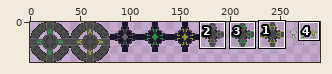
Two states of a sprite sheet, client/img/buildings.png. Above: a wide view before the commit, with the close-up outlined.
Close-up. The starting point:
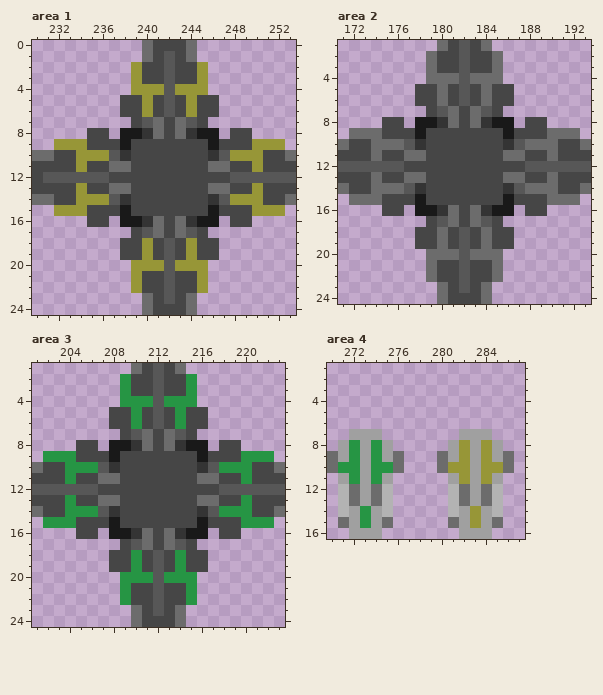
The file is 290x40 pixels. Colours within 5 levels of each other are drawn and written as one. Shown: area 1: x 230..253, y 0..24; area 2: x 171..193, y 1..24; area 3: x 201..223, y 1..24; area 4: x 270..287, y 1..16.
After the commit:
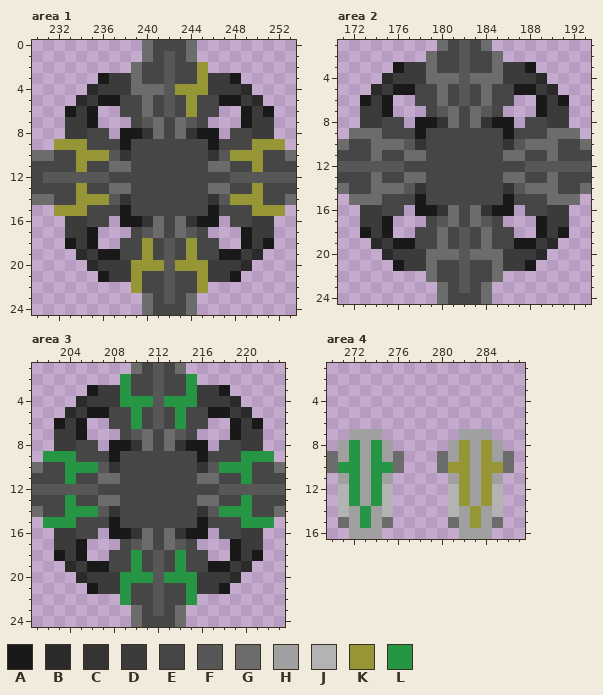
Palette (. is transparent): A #191919  B #2a2a2a  C #343434  D #3b3b3b  E #464646  F #575757  G #6c6c6c  H #a0a0a0  J #b3b3b3  K #979637  L #269544
What changed:
Area 1:
Colour A is added in row 3 at x 236 and 248; in row 5 at x 236 to 237 and 247 to 248; in row 6 at x 233, 235, 249 and 251; in row 7 at x 235 and 249; in row 17 at x 235 and 249; in row 18 at x 233, 235, 249 and 251.
Colour A is added in row 19 at x 236 to 237 and 247 to 248; in row 21 at x 236 and 248.
Colour B is added in row 4 at x 235 and 249; in row 5 at x 234 and 250; in row 19 at x 234 and 250; in row 20 at x 235 and 249.
Colour D is added in row 3 at x 237 to 238 and 246 to 247; in row 4 at x 236 to 238 and 246 to 248; in row 5 at x 235 and 249; in row 6 at x 234 and 250; in rows 7 to 8 at x 233 to 234 and 250 to 251; in rows 16 to 17 at x 233 to 234 and 250 to 251.
Colour D is added in row 18 at x 234 and 250; in row 19 at x 235 and 249; in row 20 at x 236 to 238 and 246 to 248; in row 21 at x 237 to 238 and 246 to 247.
Colour G replaces colour K in rows 2 to 3 at x 239; in row 4 at x 239 to 241; in rows 5 to 6 at x 240.
Area 2:
Colour A is added in row 3 at x 176 and 188; in row 5 at x 176 to 177 and 187 to 188; in row 6 at x 173, 175, 189 and 191; in row 7 at x 175 and 189; in row 17 at x 175 and 189; in row 18 at x 173, 175, 189 and 191.
Colour A is added in row 19 at x 176 to 177 and 187 to 188; in row 21 at x 176 and 188.
Colour B is added in row 4 at x 175 and 189; in row 5 at x 174 and 190; in row 19 at x 174 and 190; in row 20 at x 175 and 189.
Colour D is added in row 3 at x 177 to 178 and 186 to 187; in row 4 at x 176 to 178 and 186 to 188; in row 5 at x 175 and 189; in row 6 at x 174 and 190; in rows 7 to 8 at x 173 to 174 and 190 to 191; in rows 16 to 17 at x 173 to 174 and 190 to 191.
Colour D is added in row 18 at x 174 and 190; in row 19 at x 175 and 189; in row 20 at x 176 to 178 and 186 to 188; in row 21 at x 177 to 178 and 186 to 187.
Area 3:
Colour A is added in row 3 at x 206 and 218; in row 5 at x 206 to 207 and 217 to 218; in row 6 at x 203, 205, 219 and 221; in row 7 at x 205 and 219; in row 17 at x 205 and 219; in row 18 at x 203, 205, 219 and 221.
Colour A is added in row 19 at x 206 to 207 and 217 to 218; in row 21 at x 206 and 218.
Colour B is added in row 4 at x 205 and 219; in row 5 at x 204 and 220; in row 19 at x 204 and 220; in row 20 at x 205 and 219.
Colour D is added in row 3 at x 207 to 208 and 216 to 217; in row 4 at x 206 to 208 and 216 to 218; in row 5 at x 205 and 219; in row 6 at x 204 and 220; in rows 7 to 8 at x 203 to 204 and 220 to 221; in rows 16 to 17 at x 203 to 204 and 220 to 221.
Colour D is added in row 18 at x 204 and 220; in row 19 at x 205 and 219; in row 20 at x 206 to 208 and 216 to 218; in row 21 at x 207 to 208 and 216 to 217.
Area 4:
Colour K replaces colour G in rows 12 to 13 at x 282 and 284.
Colour L replaces colour G in rows 12 to 13 at x 272 and 274.
